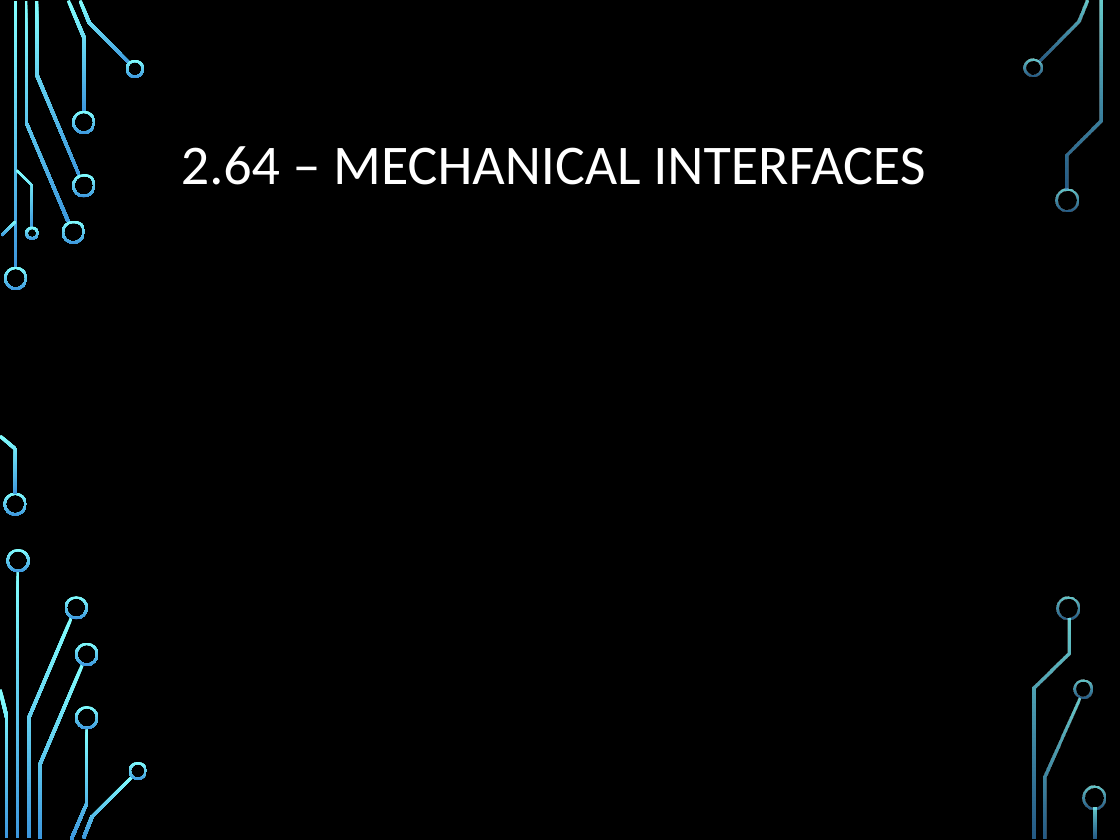
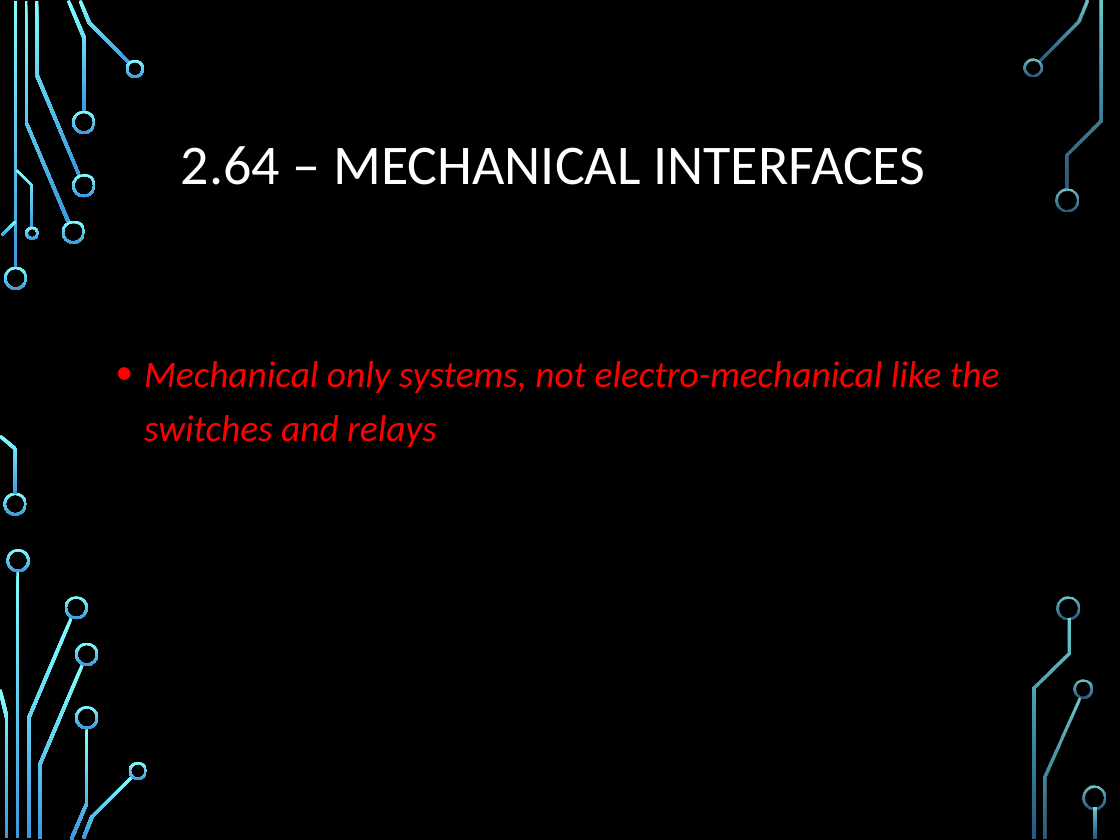
Before and after one commit to ZSchneiderman/SDR-Senior-Design, a slide deck: slide 16 of docs/Team 1.12 SDR Radio IDR.pptx (slide 18 before the commit). Drawn at 1120x840 pixels with LibreOffice and Linux fonts; fonts in the diff are those of the drawing; background and template pictures are left out. Boxes give left, top, right and bottom in pixels: in the first picture for what was removed or moved away, otherwise in the second. Text is boxed around its words. In the diff, an @@ line names an element or a change of style, - is before the commit and + after.

```diff
--- a/docs/Team 1.12 SDR Radio IDR.pptx
+++ b/docs/Team 1.12 SDR Radio IDR.pptx
@@ text added at (144, 361, 999, 447), 24 pt, text #FF0000, italic @@
+• Mechanical only systems, not electro-mechanical like the switches and relays
```
Also in this commit, not shown: 11 other slides changed, 4 slides added, 6 slides removed.
